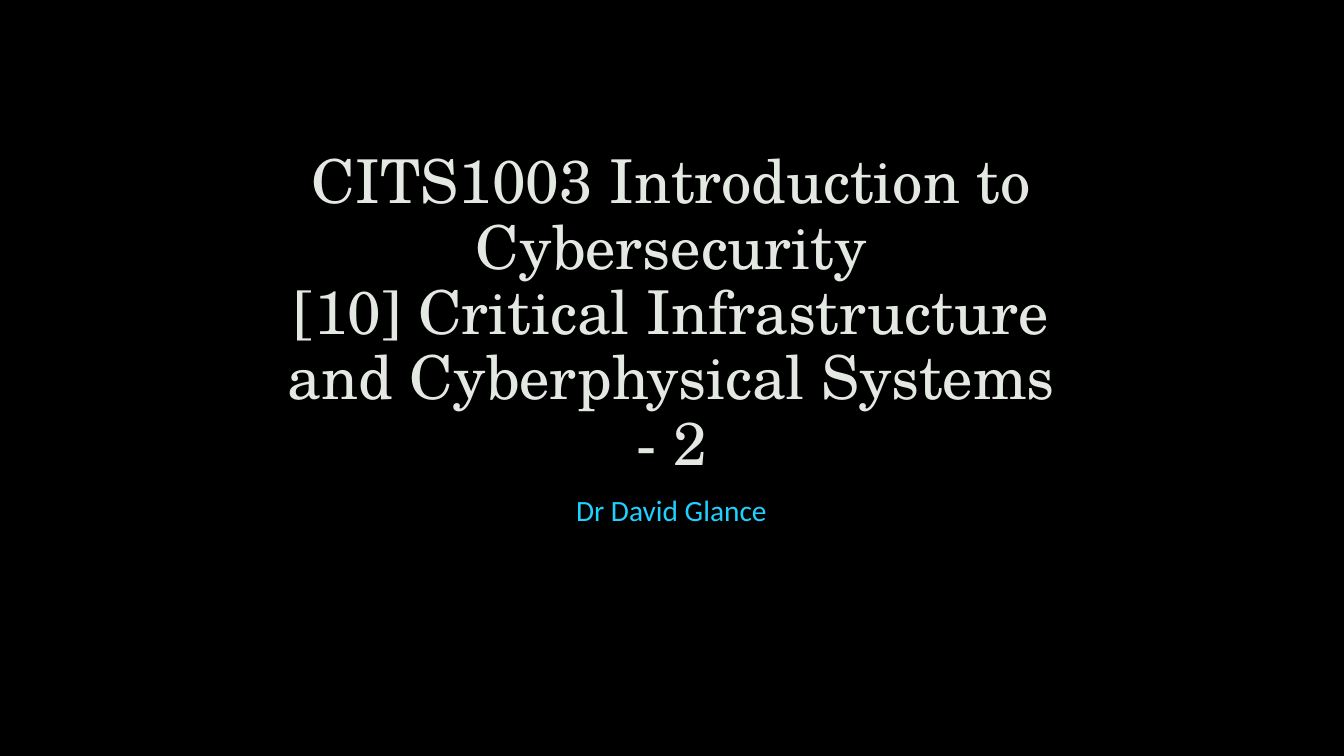
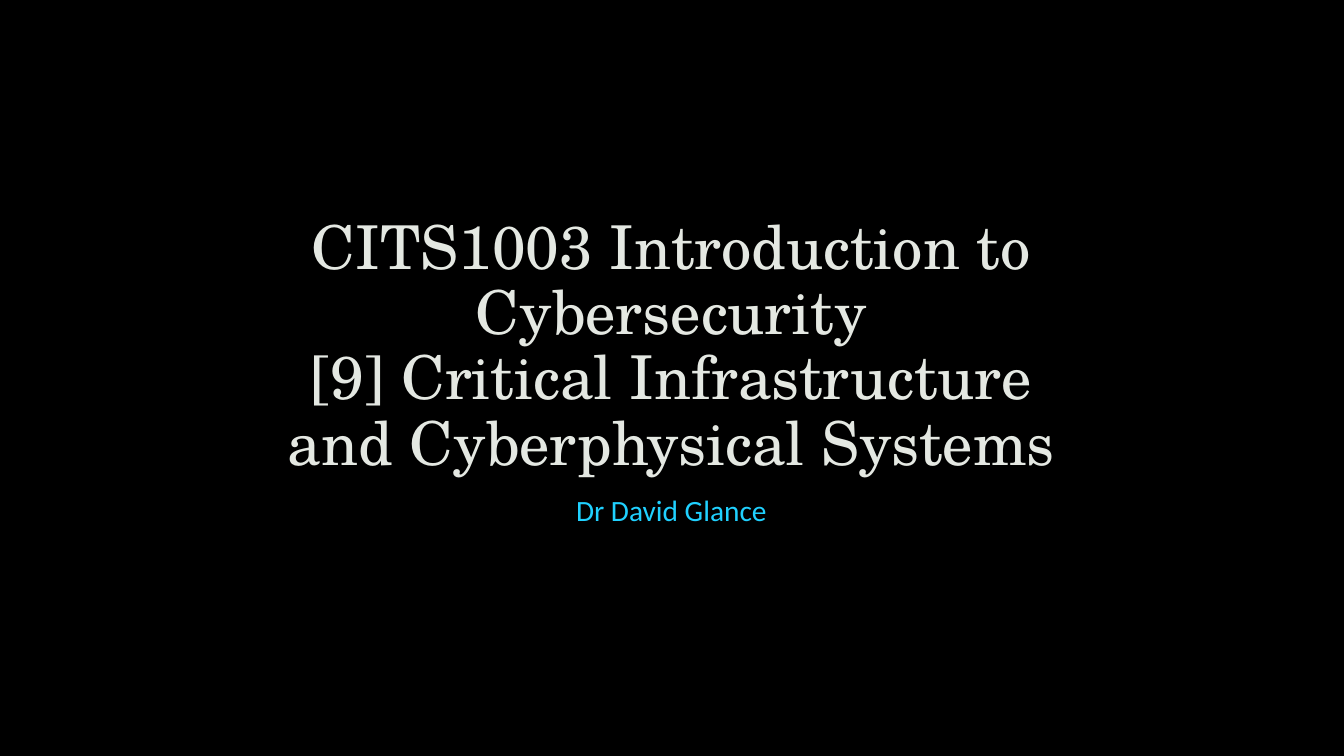
Before and after one commit to robert-mcknight/citx1003, a slide deck: slide 1 of cits1003-lecture_slides/CITS1003-A CI & CPS.pptx. Drawn at 1344x756 pixels with LibreOffice and Linux fonts; fonts in the diff are those of the drawing; background and template pictures are left out. Boxes give left, top, right and bottom in pixels: in the first picture for what was removed or moved away, otherwise in the second. Text is boxed around its words. In the diff, an @@ line names an element or a change of style, - is before the commit and + after.

```diff
--- a/cits1003-lecture_slides/CITS1003-A CI & CPS.pptx
+++ b/cits1003-lecture_slides/CITS1003-A CI & CPS.pptx
@@ title at box(288, 224, 1055, 478): text changed @@
-CITS1003 Introduction to Cybersecurity
-[10] Critical Infrastructure and Cyberphysical Systems - 2
+CITS1003 Introduction to Cybersecurity
+[9] Critical Infrastructure and Cyberphysical Systems
```
Also in this commit, not shown: 1 slide removed, 8 other files.
